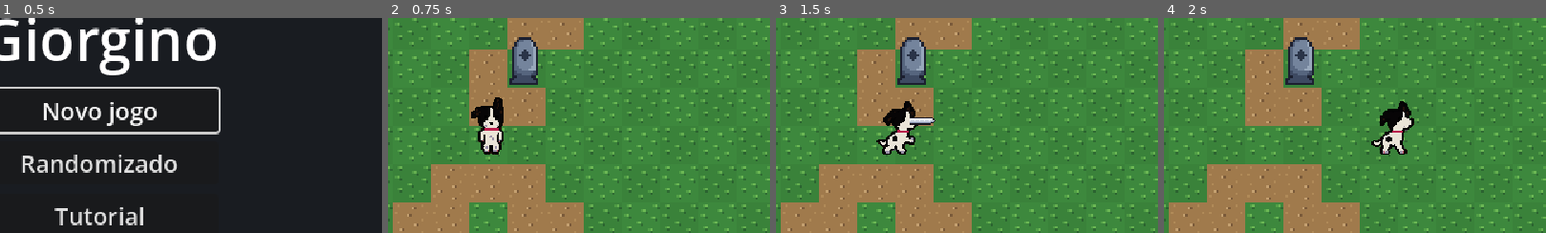
Above: before the commit, frames 1-4 (left to right).
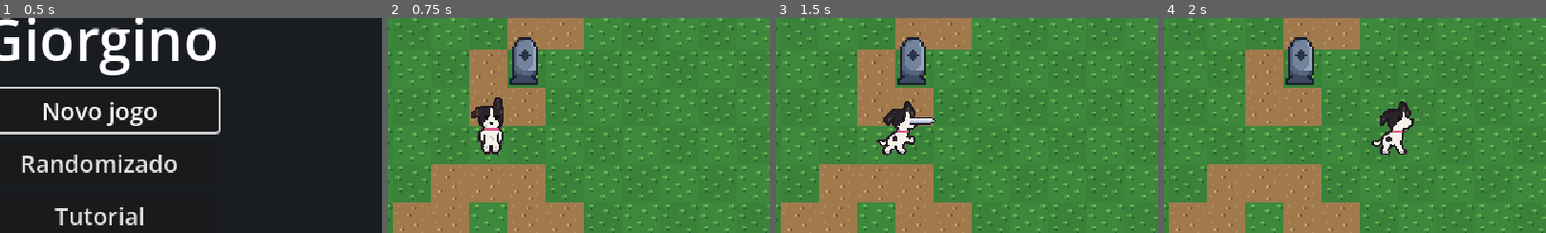
Above: after the commit, the same moments.

Repository: marcelozorza/Alttp2
Game: Godot game, scene res://ui/title_screen.tscn
Same seed, same stepped clock (60 frames per second), same inputs: the game is played once before the commit and once after it.
Inputs (mouse positions are % of the whole screen's width and height, from its top left):
- Up to frame 1 (0.5 s): no input
- Up to frame 2 (0.75 s): click "Novo jogo" at 0.5 s
- Up to frame 3 (1.5 s): tap Enter (ui_accept) at 1.25 s; move the mouse to (72, 45) at 1.27 s; hold D (move_right) from 1.28 s (still down); tap J (attack) at 1.35 s; click (72, 45) at 1.42 s
- Up to frame 4 (2 s): keep holding D (move_right); tap Space (jump) at 1.52 s
The pictures show only the part of the screen within x 37-87%, y 20-70%; the shares and areas given below are measured in that part.

Frame 1 is identical in both runs. In frame 2, 1.0% of the frame differs, in the area x 21-31%, y 36-64%; in frame 3, 1.0%; in frame 4, 1.0%.

Commit message:
Shader da gosma não escurece mais o Giorgino
No fragment do Godot 4, COLOR já vem multiplicado pela textura. Ler a textura
de novo e multiplicar elevava as cores ao quadrado, escurecendo a sprite
mesmo sem gosma. Agora o shader só mistura a gosma por cima de COLOR.

Co-Authored-By: Claude Fable 5.1 <noreply@anthropic.com>
Claude-Session: https://claude.ai/code/session_016s7NeyqhFYvACHZR6rPdJ4

Diff:
--- a/player/goo_coat.gdshader
+++ b/player/goo_coat.gdshader
@@ -8,14 +8,16 @@
 // 0 sem gosma, 1 com gosma.
 uniform float amount = 0.0;
 
+// No fragment do Godot 4, COLOR já chega multiplicado pela textura, então a
+// sprite não é lida de novo, só a transparência dela para saber onde pintar.
 void fragment() {
-	vec4 sprite = texture(TEXTURE, UV);
+	float sprite_alpha = texture(TEXTURE, UV).a;
 	vec2 pixel = floor(UV / TEXTURE_PIXEL_SIZE);
 	vec2 goo_size = vec2(textureSize(goo, 0));
 	vec4 coat = vec4(0.0);
 	if (pixel.y < goo_size.y) {
 		coat = texture(goo, (pixel + 0.5) / goo_size);
 	}
-	float cover = coat.a * amount * sprite.a;
-	COLOR = vec4(mix(sprite.rgb, coat.rgb, cover), sprite.a) * COLOR;
+	float cover = coat.a * amount * step(0.5, sprite_alpha);
+	COLOR.rgb = mix(COLOR.rgb, coat.rgb, cover);
 }
